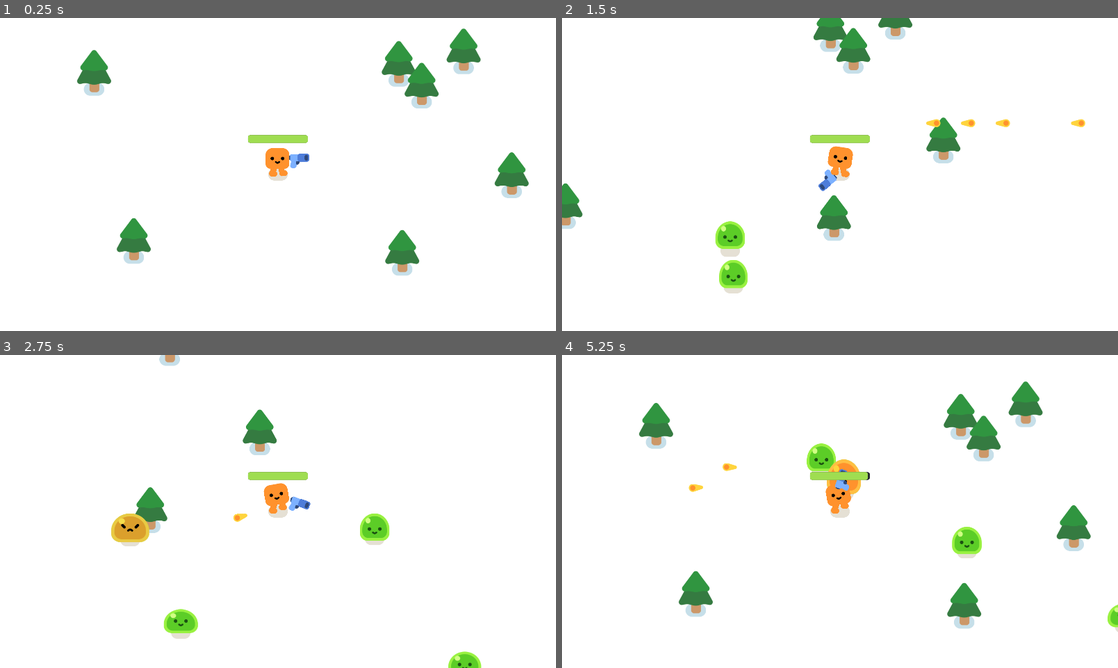
Above: before the commit, frames 1-4 (two rows, left to right).
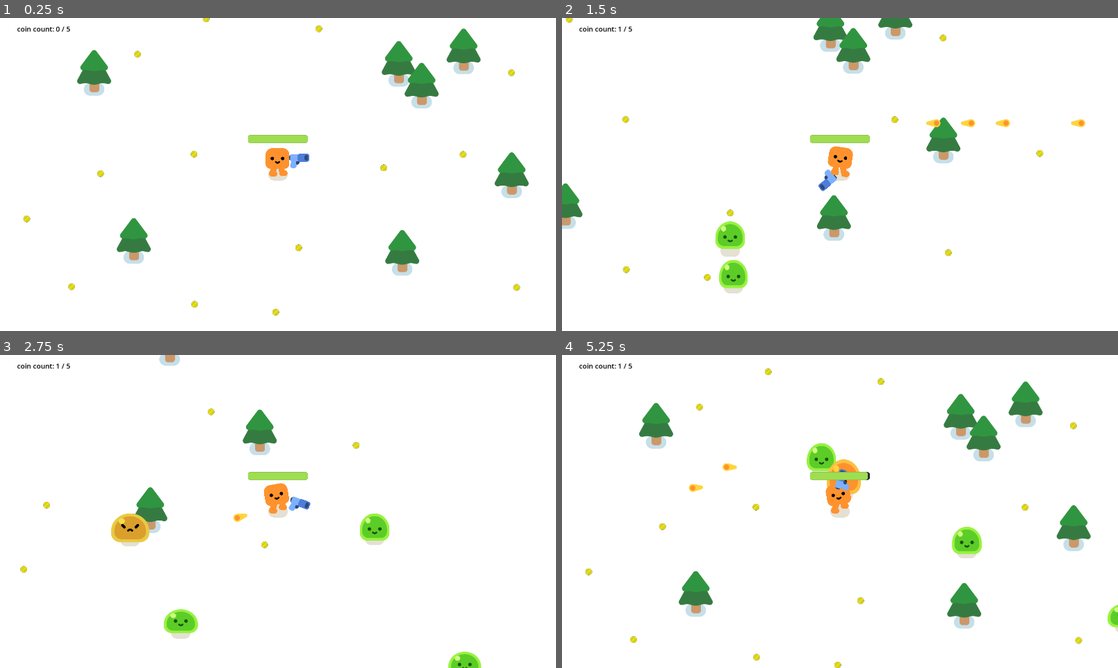
Above: after the commit, the same moments.

Repository: hanna-tay/godot_tutorial
Game: Godot game, scene res://survivors_game.tscn
Two runs of this game, one before a commit and one after it. Both use one fixed random seed, a clock stepped at 60 frames per second and the inputs below.
Inputs:
- Up to frame 1 (0.25 s): no input
- Up to frame 2 (1.5 s): tap Enter at 0.5 s; hold D (move_right) 0.53-1.28 s; hold S (move_down) from 1.28 s (still down)
- Up to frame 3 (2.75 s): release S (move_down) at 2.03 s; hold D (move_right) from 2.03 s (still down)
- Up to frame 4 (5.25 s): release D (move_right) at 2.78 s; hold W (move_up) 2.78-3.53 s; hold A (move_left) 3.53-5.03 s; hold S (move_down) from 5.03 s (still down)

The runs differ from the first frame. In frame 1, 0.4% of the frame differs, in the area x 3-94%, y 0-96%; in frame 2, 0.3%; in frame 3, 0.2%; in frame 4, 0.4%, in the area x 3-94%, y 2-100%.

Commit message:
Add files via upload
week 3 secondary loops update

Diff:
--- /dev/null
+++ b/2d-project-assets/coin.gd
@@ -0,0 +1,5 @@
+extends Area2D
+
+
+func _on_area_entered(area: Area2D) -> void:
+	queue_free()
--- /dev/null
+++ b/2d-project-assets/coin.tscn
@@ -0,0 +1,18 @@
+[gd_scene format=3 uid="uid://c4ks8hgwuajji"]
+
+[ext_resource type="Script" uid="uid://c21cii4l8jpkq" path="res://coin.gd" id="1_0t63x"]
+[ext_resource type="Texture2D" uid="uid://uax5lcyidh35" path="res://Sprite-0002.png" id="1_d5gmh"]
+
+[sub_resource type="CircleShape2D" id="CircleShape2D_6njo7"]
+radius = 19.026299
+
+[node name="coin" type="Area2D" unique_id=636394247 groups=["coin"]]
+script = ExtResource("1_0t63x")
+
+[node name="CollisionShape2D" type="CollisionShape2D" parent="." unique_id=790915183]
+shape = SubResource("CircleShape2D_6njo7")
+
+[node name="Sprite2D" type="Sprite2D" parent="." unique_id=1746695007]
+texture = ExtResource("1_d5gmh")
+
+[connection signal="area_entered" from="." to="." method="_on_area_entered"]
--- a/2d-project-assets/player.gd
+++ b/2d-project-assets/player.gd
@@ -4,12 +4,32 @@
 
 var health = 100.0
 
+var coin_counter = 0
+var speed_boost = 0
+
+@onready var coin_label = %Label
 
 func _physics_process(delta):
 	var direction = Input.get_vector("move_left","move_right",
 	"move_up", "move_down")
-	velocity = direction * 600
+
+	var speed = 600
+	if (coin_counter > 4):
+		speed_boost += 1
+		coin_counter = 0
+
+	if (speed_boost == 1):
+		speed = 800
+	if (speed_boost == 2):
+		speed = 1000
+	if (speed_boost == 3):
+		speed = 1200
+
+	velocity = direction * speed
 	move_and_slide()
+
+
+
 
 	if velocity.length() > 0.0:
 		%HappyBoo.play_walk_animation()
@@ -23,3 +43,14 @@
 		%ProgressBar.value = health
 		if health <= 0.0:
 			health_depleted.emit()
+
+
+
+func set_coin(new_coin_count: int) -> void:
+	coin_counter = new_coin_count
+	coin_label.text = "coin count: " + str(coin_counter) + " / 5"
+
+
+func _on_area_2d_area_entered(area: Area2D) -> void:
+	if area.is_in_group("coin"):
+		set_coin(coin_counter + 1)
--- a/2d-project-assets/player.tscn
+++ b/2d-project-assets/player.tscn
@@ -23,6 +23,9 @@
 corner_radius_top_right = 8
 corner_radius_bottom_right = 8
 corner_radius_bottom_left = 8
+
+[sub_resource type="CircleShape2D" id="CircleShape2D_wdwur"]
+radius = 53.75872
 
 [node name="Player" type="CharacterBody2D" unique_id=1297342774]
 script = ExtResource("1_onrkg")
@@ -57,3 +60,10 @@
 theme_override_styles/fill = SubResource("StyleBoxFlat_6njo7")
 value = 100.0
 show_percentage = false
+
+[node name="Area2D" type="Area2D" parent="." unique_id=1876675050]
+
+[node name="CollisionShape2D" type="CollisionShape2D" parent="Area2D" unique_id=1308071254]
+shape = SubResource("CircleShape2D_wdwur")
+
+[connection signal="area_entered" from="Area2D" to="." method="_on_area_2d_area_entered"]
--- a/2d-project-assets/survivors_game.gd
+++ b/2d-project-assets/survivors_game.gd
@@ -8,7 +8,6 @@
 	add_child(new_mob)
 
 
-
 func _on_timer_timeout():
 	spawn_mob()
 	$Timer.wait_time -= 0.001
@@ -17,3 +16,8 @@
 func _on_player_health_depleted():
 	%GameOver.visible = true
 	get_tree().paused = true
+
+
+func _on_round_timer_timeout():
+	%YouWin.visible = true
+	get_tree().paused = true
--- a/2d-project-assets/survivors_game.tscn
+++ b/2d-project-assets/survivors_game.tscn
@@ -3,6 +3,7 @@
 [ext_resource type="Script" uid="uid://c1bfau31nfqio" path="res://survivors_game.gd" id="1_qqaft"]
 [ext_resource type="PackedScene" uid="uid://c1sx7bic4uhdj" path="res://player.tscn" id="1_y3pti"]
 [ext_resource type="PackedScene" uid="uid://dq3r015sr1uql" path="res://pine_tree.tscn" id="2_l26od"]
+[ext_resource type="PackedScene" uid="uid://c4ks8hgwuajji" path="res://coin.tscn" id="4_qqaft"]
 
 [sub_resource type="Curve2D" id="Curve2D_l26od"]
 _data = {
@@ -27,6 +28,16 @@
 [node name="Path2D" type="Path2D" parent="Player" unique_id=1317547797]
 position = Vector2(-934, -563)
 curve = SubResource("Curve2D_l26od")
+
+[node name="Label" type="Label" parent="Player/Path2D" unique_id=587523214]
+unique_name_in_owner = true
+offset_left = 33.0
+offset_top = 44.0
+offset_right = 132.0
+offset_bottom = 67.0
+theme_override_colors/font_color = Color(0, 0, 0, 1)
+theme_override_font_sizes/font_size = 24
+text = "coin count: 0 / 5"
 
 [node name="PathFollow2D" type="PathFollow2D" parent="Player/Path2D" unique_id=685287734]
 unique_name_in_owner = true
@@ -88,5 +99,77 @@
 theme_override_font_sizes/font_size = 200
 text = "GAME OVER"
 
+[node name="coin" parent="." unique_id=636394247 instance=ExtResource("4_qqaft")]
+position = Vector2(321, 560)
+
+[node name="coin2" parent="." unique_id=1456274972 instance=ExtResource("4_qqaft")]
+position = Vector2(644, 493)
+
+[node name="YouWin" type="CanvasLayer" parent="." unique_id=176573407]
+unique_name_in_owner = true
+visible = false
+
+[node name="ColorRect" type="ColorRect" parent="YouWin" unique_id=137217058]
+offset_right = 1983.0
+offset_bottom = 1135.0
+color = Color(0.6, 0.27058825, 1, 0.73333335)
+
+[node name="Label" type="Label" parent="YouWin/ColorRect" unique_id=1070967469]
+layout_mode = 0
+offset_left = 7.0
+offset_top = 2.0
+offset_right = 1938.0
+offset_bottom = 1089.0
+theme_override_colors/font_color = Color(0.14117648, 1, 1, 1)
+theme_override_font_sizes/font_size = 244
+text = "YOU WIN!"
+horizontal_alignment = 1
+vertical_alignment = 1
+
+[node name="RoundTimer" type="Timer" parent="." unique_id=67316321]
+wait_time = 45.0
+one_shot = true
+autostart = true
+
+[node name="coin3" parent="." unique_id=645315796 instance=ExtResource("4_qqaft")]
+position = Vector2(221, 950)
+
+[node name="coin4" parent="." unique_id=1522609831 instance=ExtResource("4_qqaft")]
+position = Vector2(449, 148)
+
+[node name="coin5" parent="." unique_id=2147139940 instance=ExtResource("4_qqaft")]
+position = Vector2(1740, 212)
+
+[node name="coin6" parent="." unique_id=1205562698 instance=ExtResource("4_qqaft")]
+position = Vector2(1573, 494)
+
+[node name="coin7" parent="." unique_id=989124283 instance=ExtResource("4_qqaft")]
+position = Vector2(1758, 953)
+
+[node name="coin8" parent="." unique_id=1736016059 instance=ExtResource("4_qqaft")]
+position = Vector2(2074, 610)
+
+[node name="coin9" parent="." unique_id=1263986727 instance=ExtResource("4_qqaft")]
+position = Vector2(66, 716)
+
+[node name="coin10" parent="." unique_id=1527550286 instance=ExtResource("4_qqaft")]
+position = Vector2(926, 1038)
+
+[node name="coin11" parent="." unique_id=1836218967 instance=ExtResource("4_qqaft")]
+position = Vector2(1075, 60)
+
+[node name="coin12" parent="." unique_id=1427707438 instance=ExtResource("4_qqaft")]
+position = Vector2(686, 26)
+
+[node name="coin13" parent="." unique_id=79794671 instance=ExtResource("4_qqaft")]
+position = Vector2(646, 1011)
+
+[node name="coin14" parent="." unique_id=451241764 instance=ExtResource("4_qqaft")]
+position = Vector2(1005, 816)
+
+[node name="coin15" parent="." unique_id=289434256 instance=ExtResource("4_qqaft")]
+position = Vector2(1299, 540)
+
 [connection signal="health_depleted" from="Player" to="." method="_on_player_health_depleted"]
 [connection signal="timeout" from="Timer" to="." method="_on_timer_timeout"]
+[connection signal="timeout" from="RoundTimer" to="." method="_on_round_timer_timeout"]
Binary file added: 2d-project-assets/Sprite-0002.aseprite
Binary file added: 2d-project-assets/Sprite-0002.png
Not shown, added: 2d-project-assets/Sprite-0002.png.import
Binary file added: 2d-project-assets/characters/slime/Sprite-0002.aseprite
Not shown: 1 places in 2d-project-assets/characters/slime/slime.tscn that only renumber resources
Not shown, added: 2d-project-assets/coin.gd.uid
